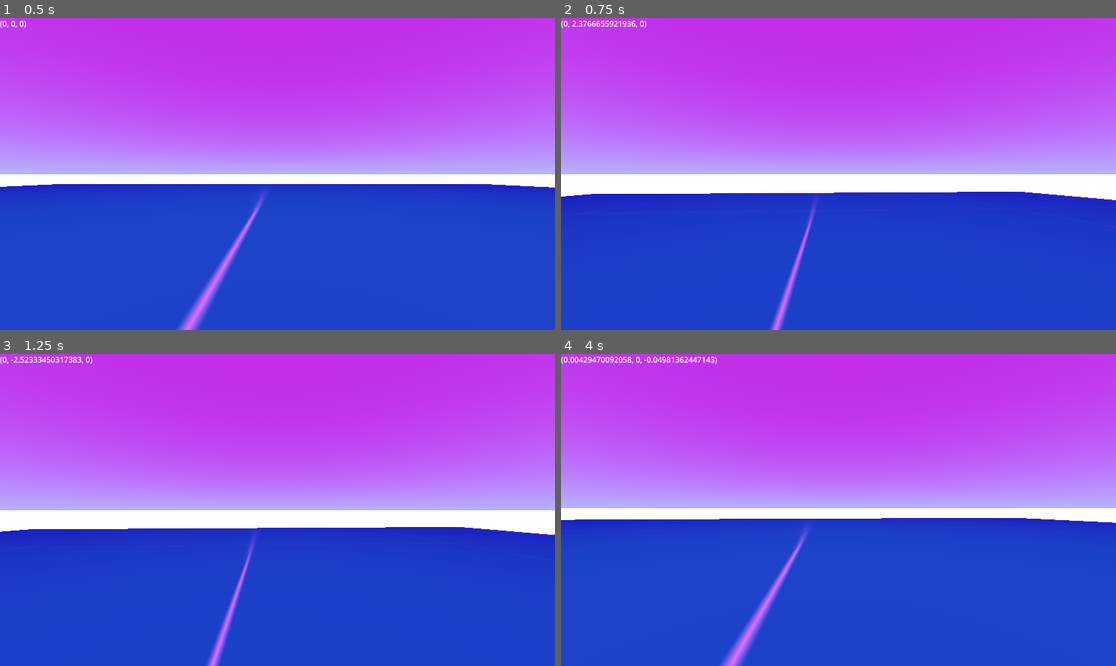
Above: before the commit, frames 1-4 (two rows, left to right).
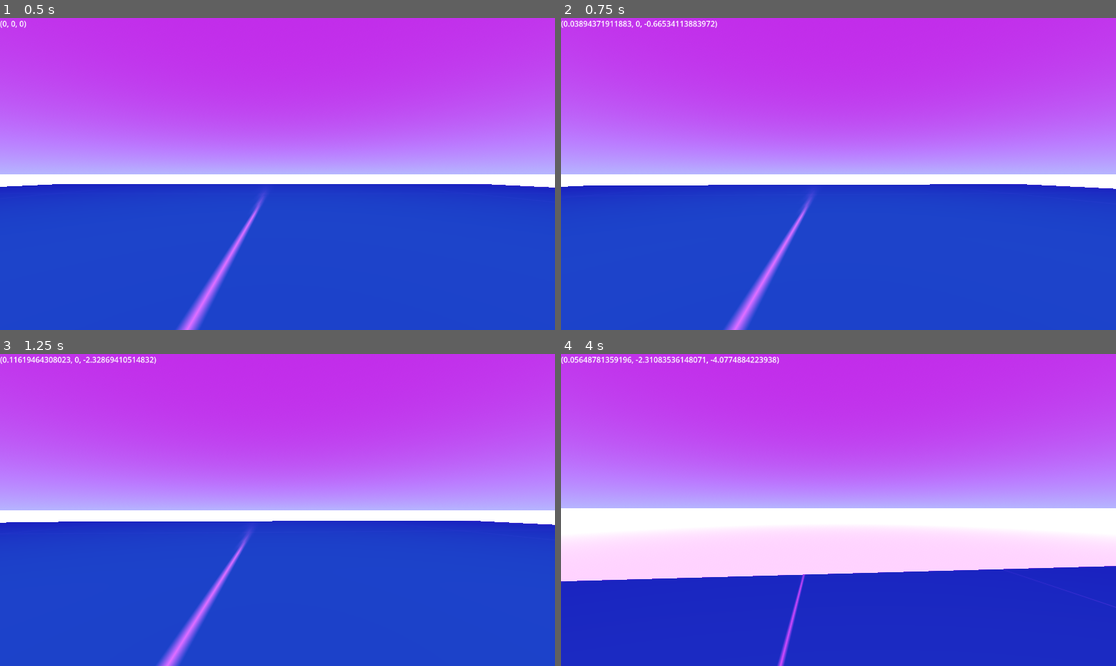
Above: after the commit, the same moments.

Repository: kokiheey/HYPERSLIDE
Game: Godot game, scene res://Assets/game/levels/level_1.tscn
Same seed, same stepped clock (60 frames per second), same inputs: the game is played once before the commit and once after it.
Inputs (mouse positions are in pixels of both pictures, inside the frame that each line leads up to):
- Up to frame 1 (0.5 s): no input
- Up to frame 2 (0.75 s): tap Enter (ui_accept) at 0.5, 0.6 s; move the mouse to (866, 174) at 0.52 s; hold W (move_forward) from 0.53 s (still down)
- Up to frame 3 (1.25 s): keep holding W (move_forward); tap Space (move_jump, bound only after the commit) at 0.77, 0.8, 1.07 s
- Up to frame 4 (4 s): keep holding W (move_forward); move the mouse to (810, 510) at 1.27 s; tap Space (move_jump, bound only after the commit) at 1.35, 1.52, 1.82, 2.3, 3.02, 3.32, 3.77, 3.8 s; tap Enter (ui_accept) at 1.55, 2.85, 3.6 s; move the mouse to (849, 503) at 2.02 s; hold Right mouse button (mouse_right) 2.03-2.78 s; move the mouse to (832, 516) at 2.77 s; move the mouse to (877, 513) at 3.52 s

Frame 1 is identical in both runs. In frame 2, 4.5% of the frame differs, in the area x 0-100%, y 0-100%; in frame 3, 4.2%; in frame 4, 39%.

Commit message:
Refactor player movement

Diff:
--- a/Assets/game/entities/characters/ink/ink.gd
+++ b/Assets/game/entities/characters/ink/ink.gd
@@ -1,10 +1,13 @@
 extends CharacterBody3D
 
-const acceleration = 3
+#region test
+const acceleration = 5
 const move_speed = 20
-const jump_velocity = 4.5
+const jump_velocity = 7
 const brake_strength = 1
-const _drag = 0.5
+const drag = 3
+#endregion
+
 var forward:
 	get:
 		return -camera.transform.z
@@ -23,7 +26,7 @@
 		velocity.y -= gravity * delta
 
 
-	if Input.is_action_just_pressed("ui_accept") and is_on_floor():
+	if Input.is_action_just_pressed("move_jump") and is_on_floor():
 		velocity.y = jump_velocity
 	if Input.is_action_pressed("mouse_right") and is_on_floor():
 		velocity.lerp(Vector3(0, 0, 0), velocity.length_squared())
@@ -32,15 +35,12 @@
 	var input_dir = Input.get_vector("move_left", "move_right", "move_forward", "move_backward")
 	var direction = (camera.transform.basis * transform.basis * Vector3(input_dir.x, 0, input_dir.y)).normalized()
 	if is_on_floor():
-		if velocity.length_squared() < 20:
-			velocity = direction * acceleration * delta
-		else:
-			velocity.x += direction.x * acceleration * delta
-			velocity.z += direction.z * acceleration * delta
-			velocity.x = lerp(velocity.x, (velocity.x if input_dir.x != 0 else 0.0), \
-			brake_strength * delta)
-			velocity.z = lerp(velocity.z, (velocity.z if input_dir.y != 0 else 0.0), \
-			brake_strength * delta)
+		velocity += direction * acceleration * delta
+		velocity.x = lerp(velocity.x, (velocity.x if input_dir.x != 0 and input_dir else 0.0), \
+		brake_strength * delta)
+		velocity.z = lerp(velocity.z, (velocity.z if input_dir.y != 0 and input_dir else 0.0), \
+		brake_strength * delta)
+		velocity.lerp(Vector3(0, velocity.y, 0), clamp(drag * velocity.length_squared(), 0, 100) / 100.0)
 	move_and_slide()
 
 func _unhandled_input(event):
--- a/Assets/game/levels/level_1.tscn
+++ b/Assets/game/levels/level_1.tscn
@@ -34,6 +34,12 @@
 size = Vector3(18.6285, 1, 17.2412)
 material = SubResource("StandardMaterial3D_m4rmv")
 
+[node name="CSGBox3D2" type="CSGBox3D" parent="."]
+transform = Transform3D(2.26397, 0, 0, 0, 0.577052, 0, 0, 0, 2.34225, 36.9354, -1.40081, 2.61097)
+use_collision = true
+size = Vector3(12.8283, 1, 8.1725)
+material = SubResource("StandardMaterial3D_m4rmv")
+
 [node name="OmniLight3D" type="OmniLight3D" parent="."]
 transform = Transform3D(1, 0, 0, 0, 1, 0, 0, 0, 1, 0, 7.59646, 0)
 omni_range = 28.5279
--- a/project.godot
+++ b/project.godot
@@ -42,3 +42,8 @@
 "events": [Object(InputEventMouseButton,"resource_local_to_scene":false,"resource_name":"","device":-1,"window_id":0,"a …(253 unchanged characters)…
 ]
 }
+move_jump={
+"deadzone": 0.5,
+"events": [Object(InputEventKey,"resource_local_to_scene":false,"resource_name":"","device":-1,"window_id":0,"alt_pressed":false,"shift_pressed":false,"ctrl_pressed":false,"meta_pressed":false,"pressed":false,"keycode":0,"physical_keycode":32,"key_label":0,"unicode":32,"echo":false,"script":null)
+]
+}
